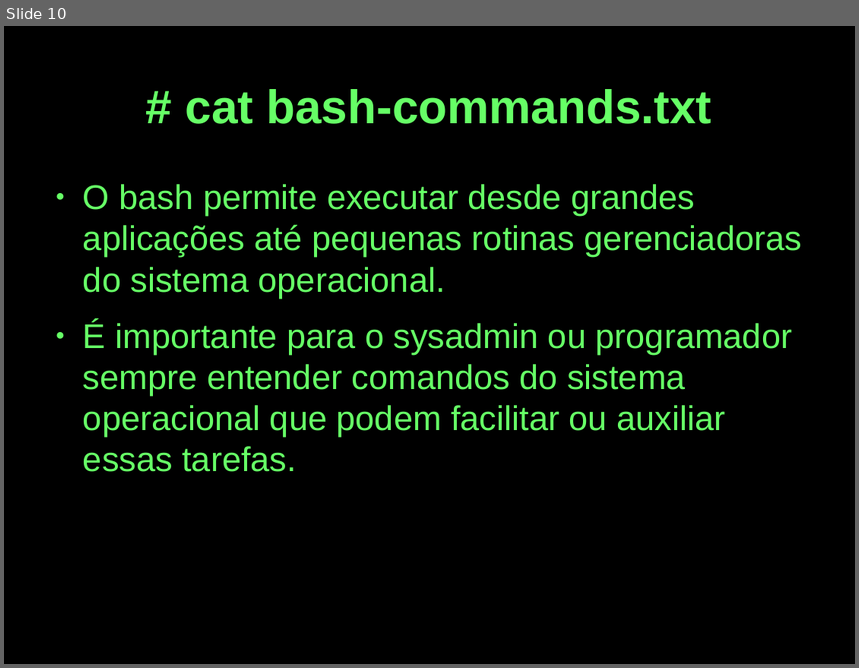
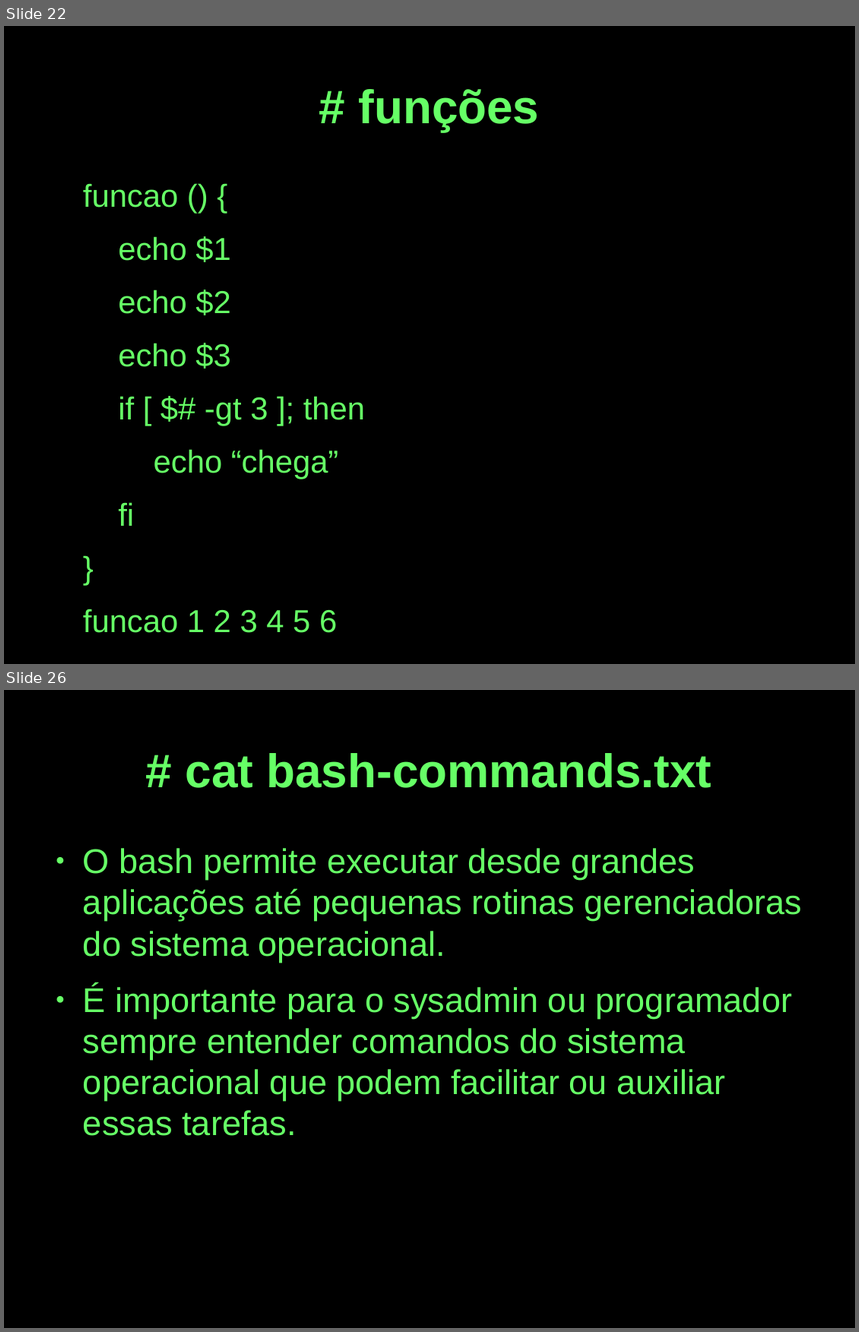
Before and after one commit to cjlcarvalho/presentations, a slide deck: shell-presentation.odp. Shown one above the other, each under a label of ours: slide 10 before the commit, slides 22 and 26 after it; the slides between them are not shown. The pictures are 859x668 and 859x1332 pixels, drawn with LibreOffice and Linux fonts; fonts in the diff are those of the drawing. Boxes give left, top, right and bottom in pixels: in the first picture for what was removed or moved away, otherwise in the second. Text is boxed around its words. In the diff, an @@ line names an element or a change of style, - is before the commit and + after.

```diff
--- a/shell-presentation.odp
+++ b/shell-presentation.odp
@@ slide 22 added at box(4, 26, 855, 664), background #000000 @@
@@ title added at box(359, 89, 540, 132), 44 pt, text #66FF66, bold @@
+# funções
@@ text added at box(83, 183, 365, 633), 29.6 pt, text #66FF66 @@
+funcao () {
+echo $1
+echo $2
+echo $3
+if [ $# -gt 3 ]; then
+echo “chega”
+fi
+}
+funcao 1 2 3 4 5 6
@@ what was slide 10 is now slide 26 @@
```
Also in this commit, not shown: 1 slide changed, 18 other slides added, 1 slide removed, 2 other files.
